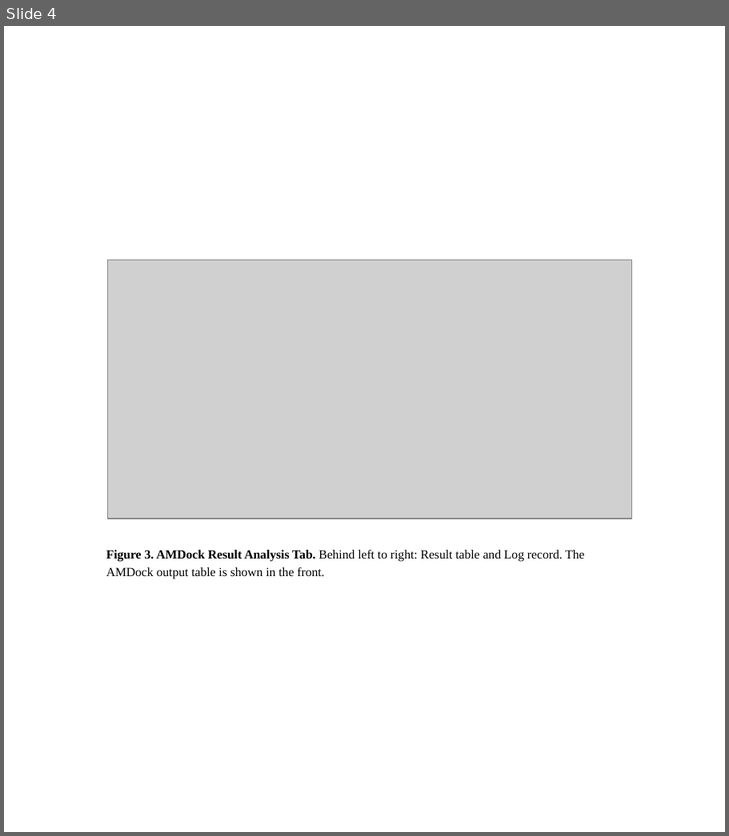
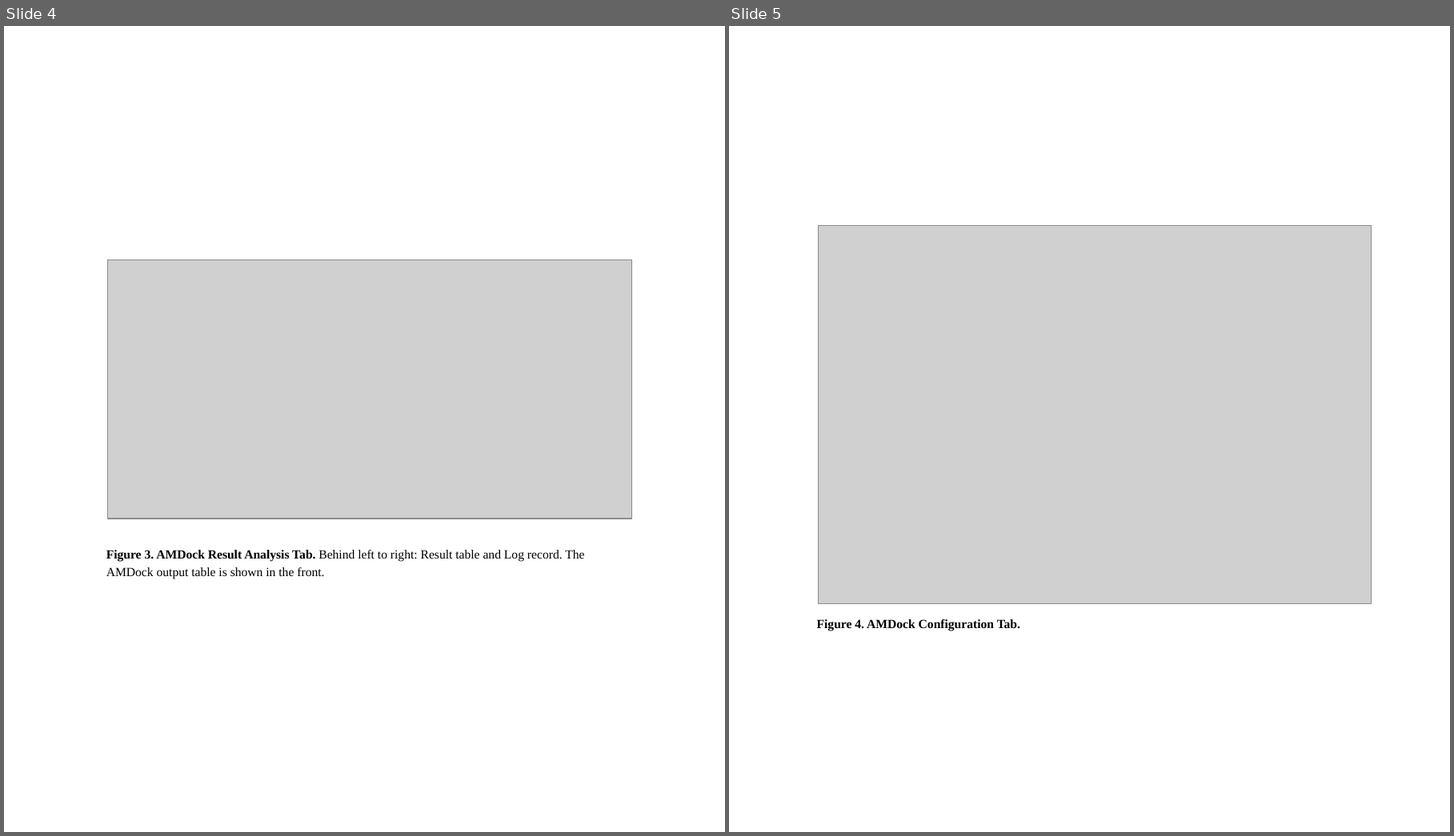
Before and after one commit to Valdes-Tresanco-MS/images, a slide deck: images_amdock/figures_amdock.pptx. Shown side by side, each under a label of ours: slide 4 before the commit, slides 4 and 5 after it. The pictures are 729x836 and 1454x836 pixels, drawn with LibreOffice and Linux fonts; fonts in the diff are those of the drawing; grey boxes stand for pictures. Boxes give left, top, right and bottom in pixels: in the first picture for what was removed or moved away, otherwise in the second. Text is boxed around its words. In the diff, an @@ line names an element or a change of style, - is before the commit and + after.

```diff
--- a/images_amdock/figures_amdock.pptx
+++ b/images_amdock/figures_amdock.pptx
@@ slide 5 added at box(729, 26, 1450, 832), background #FFFFFF @@
@@ picture added at box(818, 226, 1371, 604) @@
@@ rectangle added at box(807, 604, 1281, 632), fill #FFFFFF, 10 pt, text #000000, bold @@
+Figure 4. AMDock Configuration Tab.
```
Also in this commit, not shown: 1 other slide added, 2 other files.
